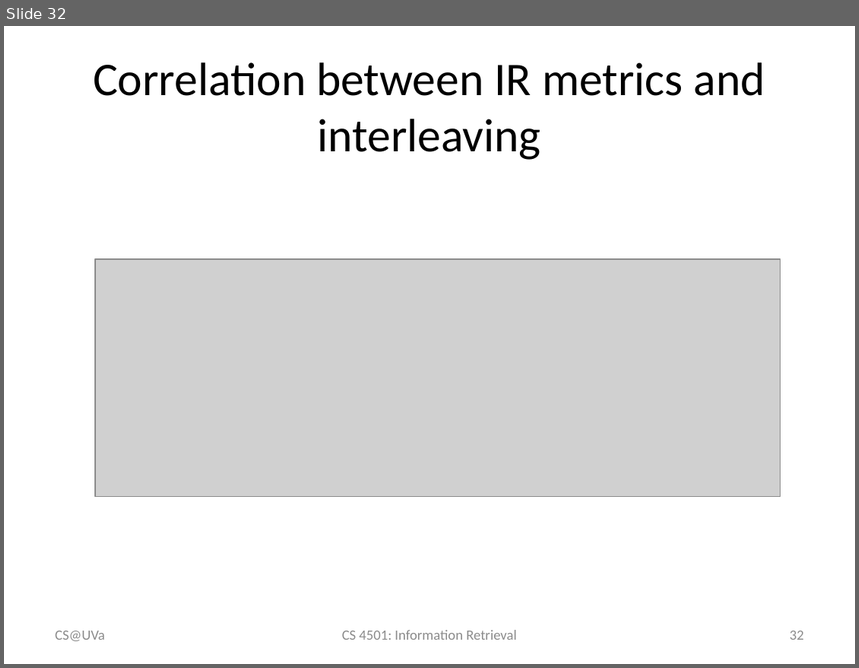
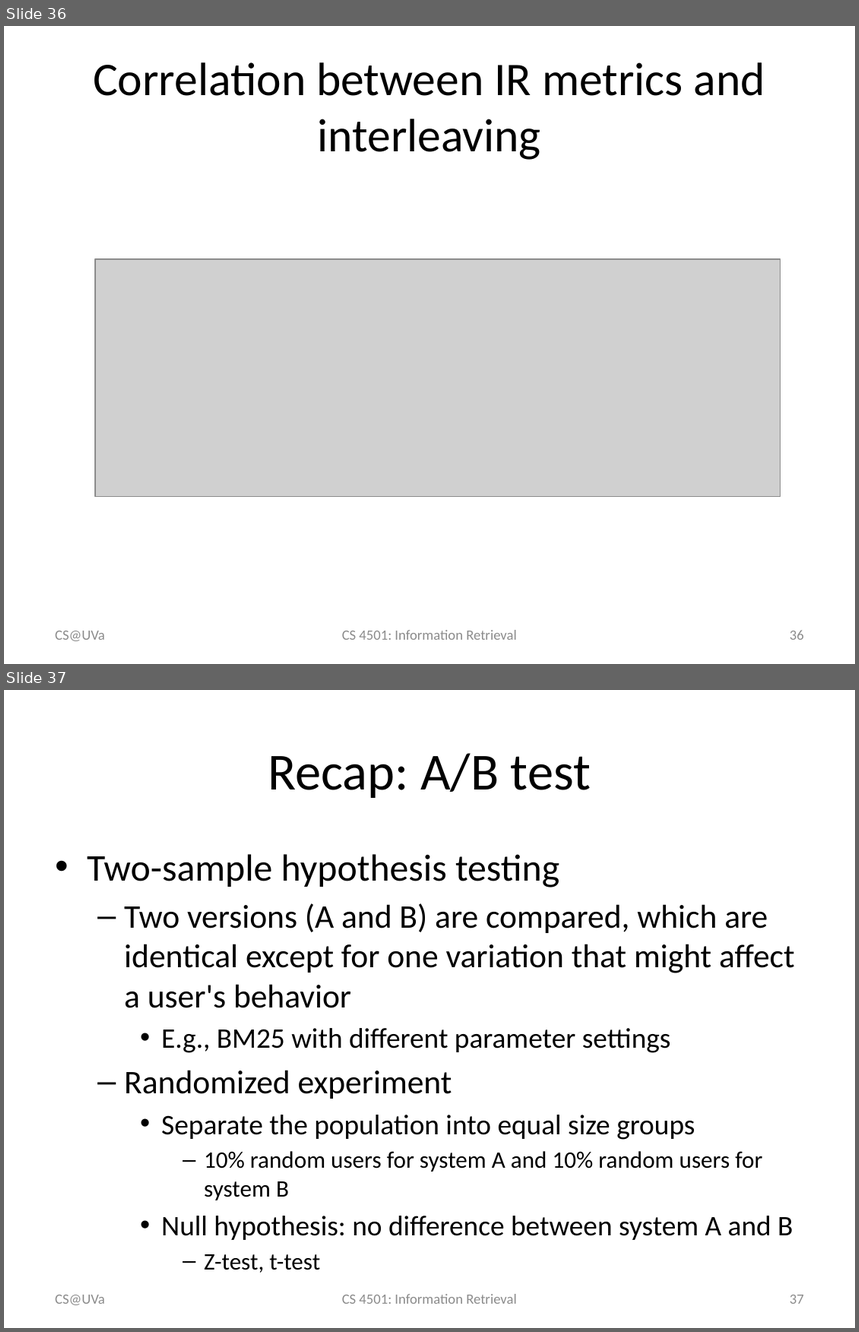
Before and after one commit to wang296/IR2015, a slide deck: docs/Modern Retrieval Evaluations.pptx. Shown one above the other, each under a label of ours: slide 32 before the commit, slides 36 and 37 after it. The pictures are 859x668 and 859x1332 pixels, drawn with LibreOffice and Linux fonts; fonts in the diff are those of the drawing; grey boxes stand for pictures. Boxes give left, top, right and bottom in pixels: in the first picture for what was removed or moved away, otherwise in the second. Text is boxed around its words. In the diff, an @@ line names an element or a change of style, - is before the commit and + after.

```diff
--- a/docs/Modern Retrieval Evaluations.pptx
+++ b/docs/Modern Retrieval Evaluations.pptx
@@ slide 37 added at bbox=[4, 690, 855, 1328], background #FFFFFF @@
@@ title added at bbox=[268, 753, 591, 798], 44 pt, text #000000 @@
+Recap: A/B test
@@ text added at bbox=[87, 854, 795, 1273], 24 pt, text #000000 @@
+• Two-sample hypothesis testing
+  – Two versions (A and B) are compared, which are identical except for one variation that might affect a user's behavior
+    • E.g., BM25 with different parameter settings
+  – Randomized experiment
+    • Separate the population into equal size groups
+      – 10% random users for system A and 10% random users for system B
+    • Null hypothesis: no difference between system A and B
+      – Z-test, t-test
@@ text added at bbox=[55, 1295, 105, 1306], 12 pt, text #8C8C8C @@
+CS@UVa
@@ text added at bbox=[342, 1294, 516, 1304], 12 pt, text #8C8C8C @@
+CS 4501: Information Retrieval
@@ page number added at bbox=[790, 1295, 804, 1304], 12 pt, text #8C8C8C @@
+37
@@ what was slide 32 is now slide 36 @@
@@ page number at bbox=[790, 630, 804, 640]: text changed @@
-32
+36
```
Also in this commit, not shown: 2 slides changed, 9 other slides added, 7 other files.
